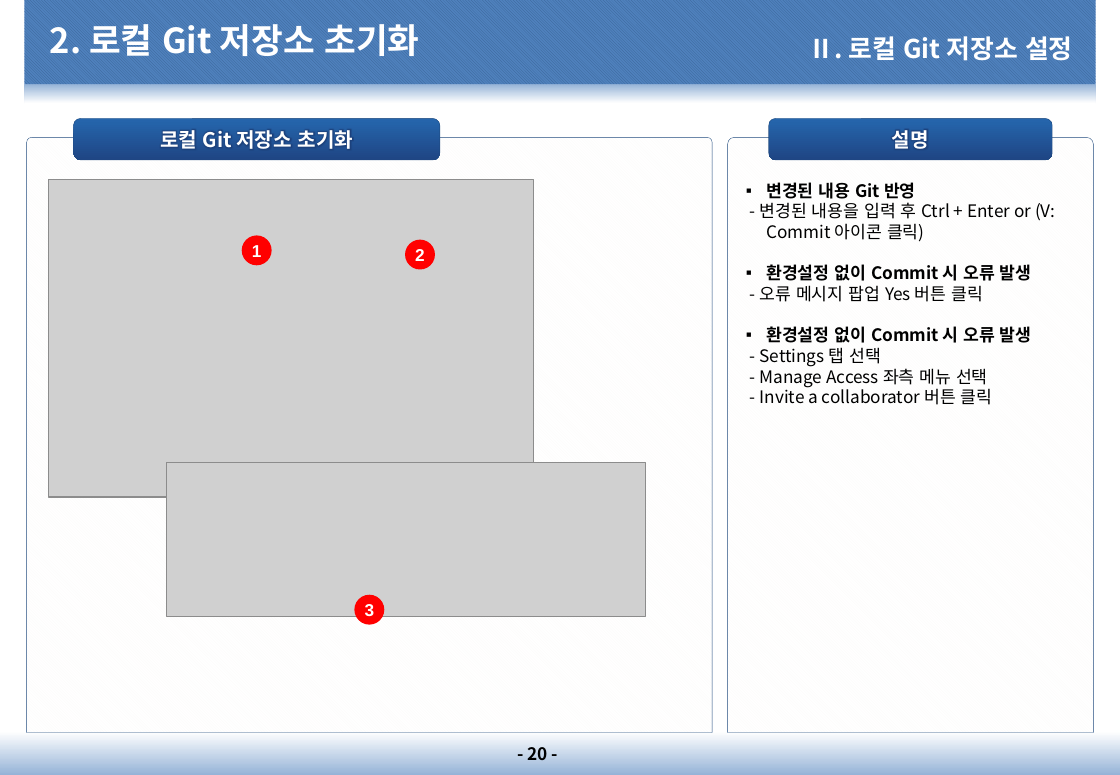
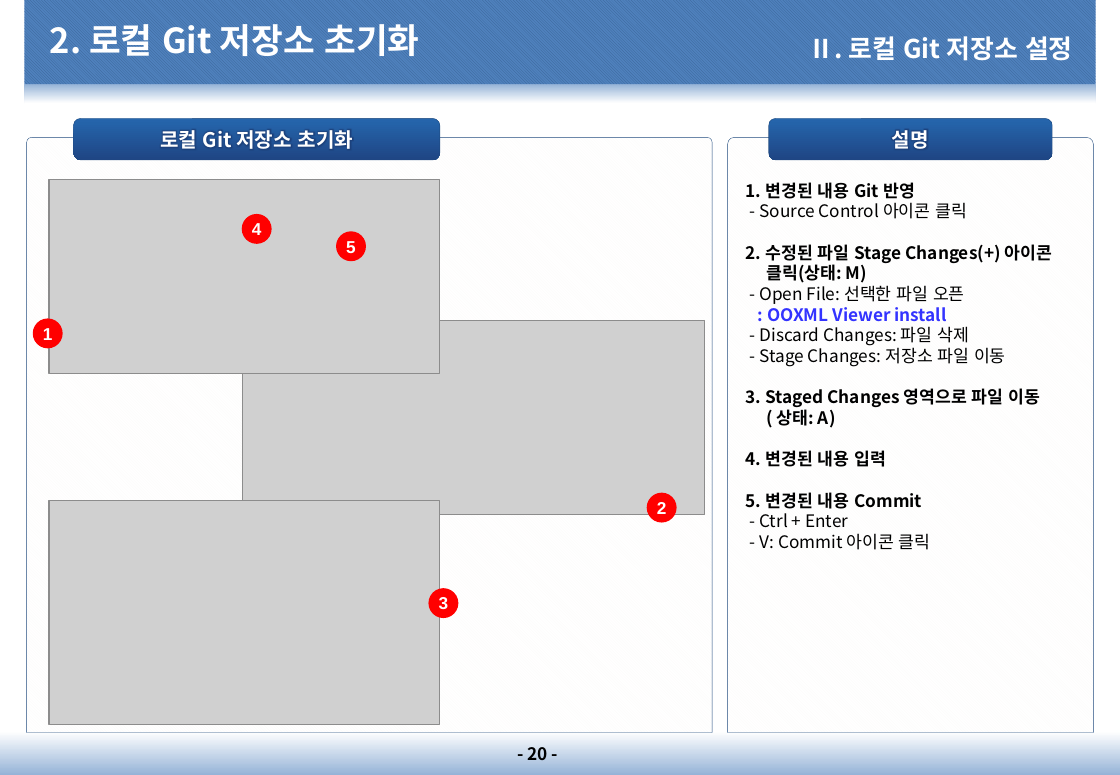
Before and after one commit to dims1111/ESM, a slide deck: slide 20 of document/10.프로젝트 관리(PM)/PM-1200.소프트웨어/PM-1210.GitHub 설명서/PM-1210.GitHub 설명서_20210201_v1.0.pptx. Drawn at 1120x775 pixels with LibreOffice and Linux fonts; fonts in the diff are those of the drawing; grey boxes stand for pictures; background and template pictures are left out. Boxes give left, top, right and bottom in pixels: in the first picture for what was removed or moved away, otherwise in the second. Text is boxed around its words. In the diff, an @@ line names an element or a change of style, - is before the commit and + after.

Commit message:
Git 관련 파일 업데이트

```diff
--- a/document/10.프로젝트 관리(PM)/PM-1200.소프트웨어/PM-1210.GitHub 설명서/PM-1210.GitHub 설명서_20210201_v1.0.pptx
+++ b/document/10.프로젝트 관리(PM)/PM-1200.소프트웨어/PM-1210.GitHub 설명서/PM-1210.GitHub 설명서_20210201_v1.0.pptx
@@ picture: place and size @@
-picture at [49, 180, 534, 497]
+picture at [49, 180, 440, 374]
@@ text in round same rect at [746, 182, 1052, 550]: text changed; bold on @@
-▪ 변경된 내용 Git 반영
-- 변경된 내용을 입력 후 Ctrl + Enter or (V: Commit 아이콘 클릭)
-▪ 환경설정 없이 Commit 시 오류 발생
-- 오류 메시지 팝업 Yes 버튼 클릭
-▪ 환경설정 없이 Commit 시 오류 발생
-- Settings 탭 선택
-- Manage Access 좌측 메뉴 선택
-- Invite a collaborator 버튼 클릭
+1. 변경된 내용 Git 반영
+- Source Control 아이콘 클릭
+2. 수정된 파일 Stage Changes(+) 아이콘 클릭(상태: M)
+- Open File: 선택한 파일 오픈
+: OOXML Viewer install
+- Discard Changes: 파일 삭제
+- Stage Changes: 저장소 파일 이동
+3. Staged Changes 영역으로 파일 이동( 상태: A)
+4. 변경된 내용 입력
+5. 변경된 내용 Commit
+- Ctrl + Enter
+- V: Commit 아이콘 클릭
@@ ellipse added at [243, 215, 272, 244], fill #FF0000, outline #FF0000 1 pt, 12 pt, text #FFFFFF, bold @@
+4
@@ ellipse added at [337, 233, 366, 262], fill #FF0000, outline #FF0000 1 pt, 12 pt, text #FFFFFF, bold @@
+5
@@ ellipse "1": place and size @@
-ellipse "1" at [243, 237, 272, 266]
+ellipse "1" at [33, 320, 62, 349]
@@ picture added at [243, 321, 705, 515] @@
@@ picture removed at [167, 462, 646, 616] @@
@@ picture added at [49, 501, 440, 725] @@
@@ ellipse "2": place and size @@
-ellipse "2" at [406, 241, 435, 270]
+ellipse "2" at [647, 493, 676, 522]
@@ ellipse "3": place and size @@
-ellipse "3" at [356, 596, 385, 625]
+ellipse "3" at [429, 589, 458, 618]
```
Also in this commit, not shown: 13 other slides changed, 2 other files.
